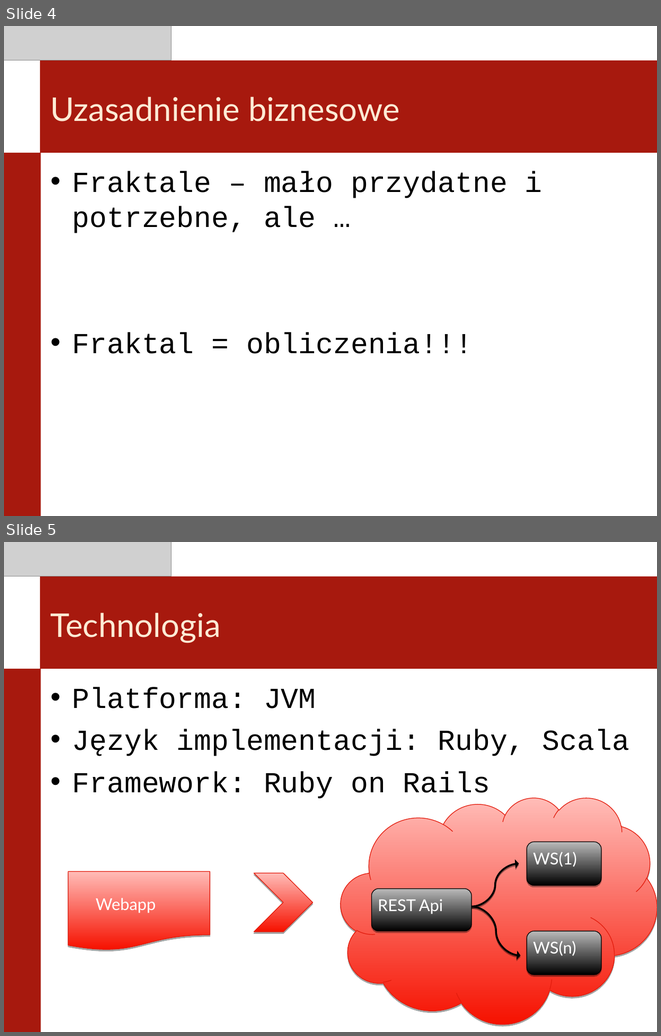
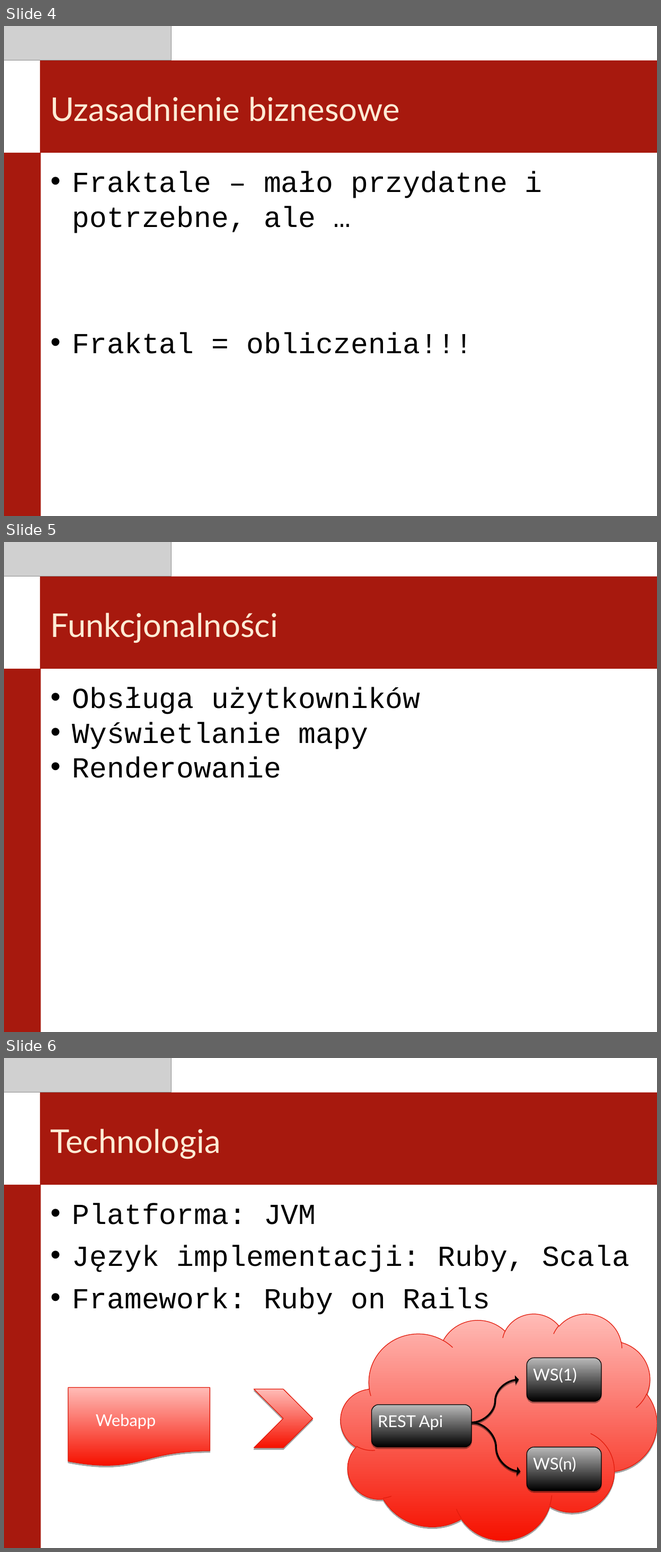
Before and after one commit to 225985/studia, a slide deck: doc/prezentacja.ppt. Shown one above the other, each under a label of ours: slides 4 and 5 before the commit, slides 4, 5 and 6 after it. The pictures are 661x1036 and 661x1552 pixels, drawn with LibreOffice and Linux fonts; fonts in the diff are those of the drawing; grey boxes stand for pictures. Boxes give left, top, right and bottom in pixels: in the first picture for what was removed or moved away, otherwise in the second. Text is boxed around its words. In the diff, an @@ line names an element or a change of style, - is before the commit and + after.

```diff
--- a/doc/prezentacja.ppt
+++ b/doc/prezentacja.ppt
@@ slide 5 added at (4, 542, 657, 1032), background #FFFFFF @@
@@ picture added at (4, 542, 171, 576) @@
@@ rectangle added at (40, 576, 657, 669), fill #A7190E @@
@@ title added at (51, 612, 278, 643), 36 pt, text #FFEBD5 @@
+Funkcjonalności
@@ rectangle added at (4, 669, 41, 1032), fill #A7190E @@
@@ text added at (72, 687, 420, 778), 32 pt, text #000000 @@
+• Obsługa użytkowników
+• Wyświetlanie mapy
+• Renderowanie
@@ what was slide 5 is now slide 6 @@
```
Also in this commit, not shown: 1 slide changed, 1 other file.
